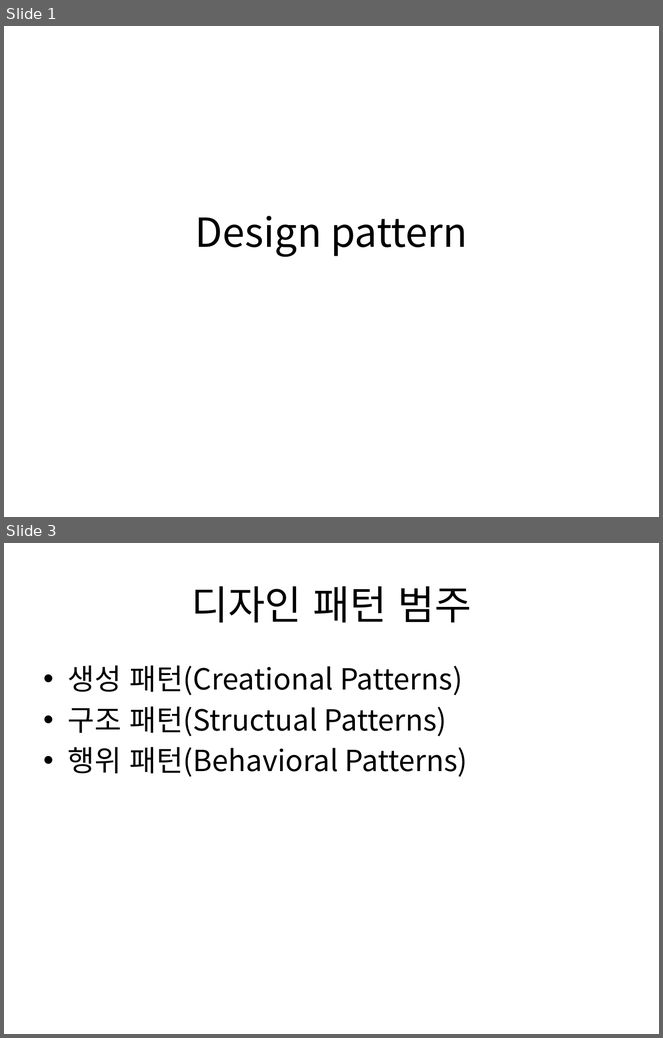
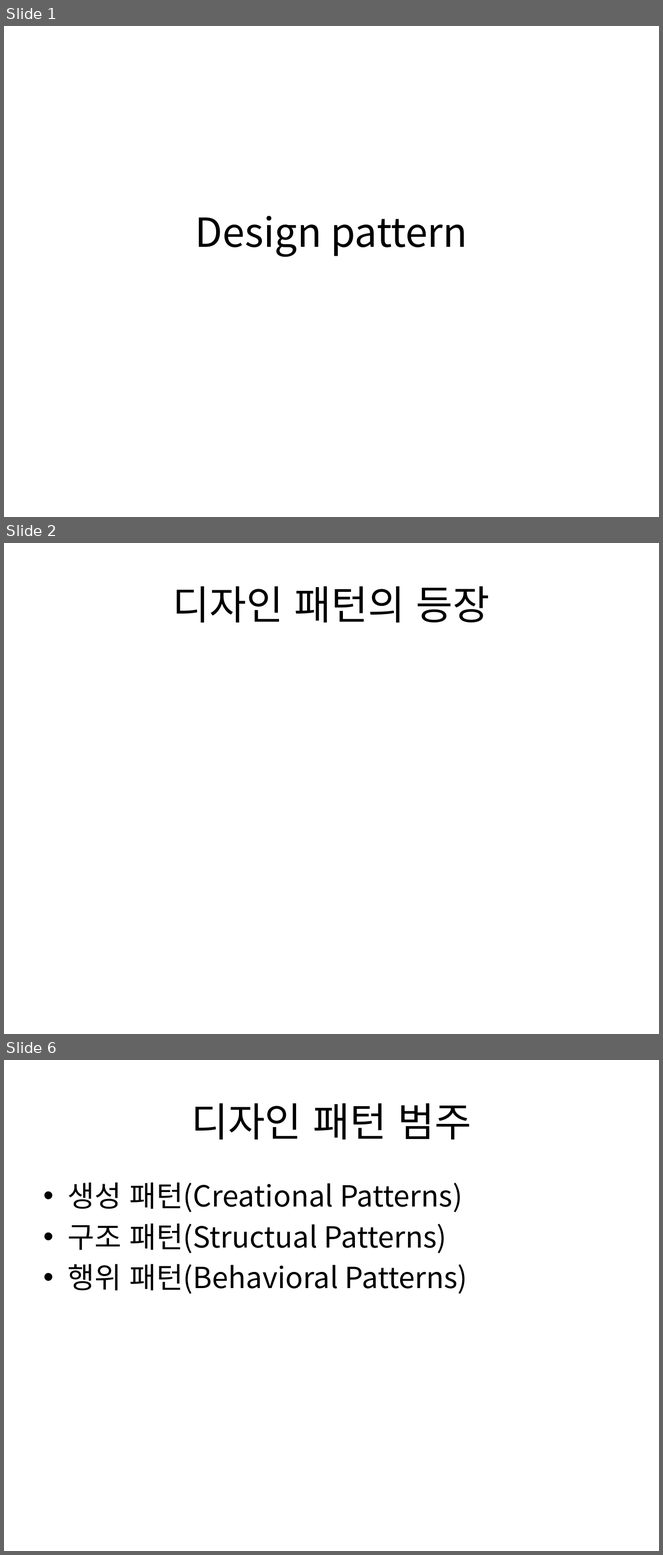
Before and after one commit to jboa86/designpattern, a slide deck: doc/Design pattern.pptx. Shown one above the other, each under a label of ours: slides 1 and 3 before the commit, slides 1, 2 and 6 after it; the slides between them are not shown. The pictures are 663x1038 and 663x1555 pixels, drawn with LibreOffice and Linux fonts; fonts in the diff are those of the drawing. Boxes give left, top, right and bottom in pixels: in the first picture for what was removed or moved away, otherwise in the second. Text is boxed around its words. In the diff, an @@ line names an element or a change of style, - is before the commit and + after.

```diff
--- a/doc/Design pattern.pptx
+++ b/doc/Design pattern.pptx
@@ slide 2 added at (4, 543, 659, 1034), background #FFFFFF @@
@@ title added at (173, 586, 490, 623), 44 pt, text #000000 @@
+디자인 패턴의 등장
@@ what was slide 3 is now slide 6 @@
```
Also in this commit, not shown: 2 slides changed, 5 other slides added, 1 other file.
